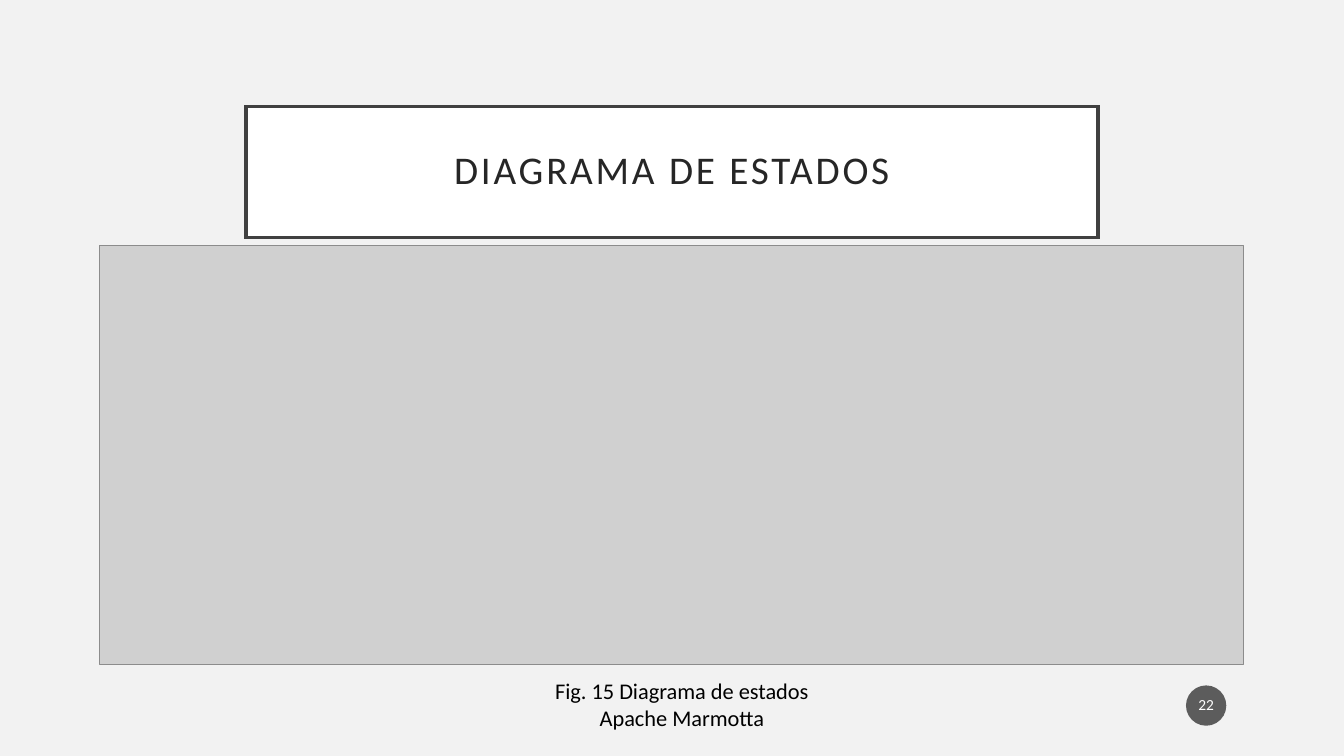
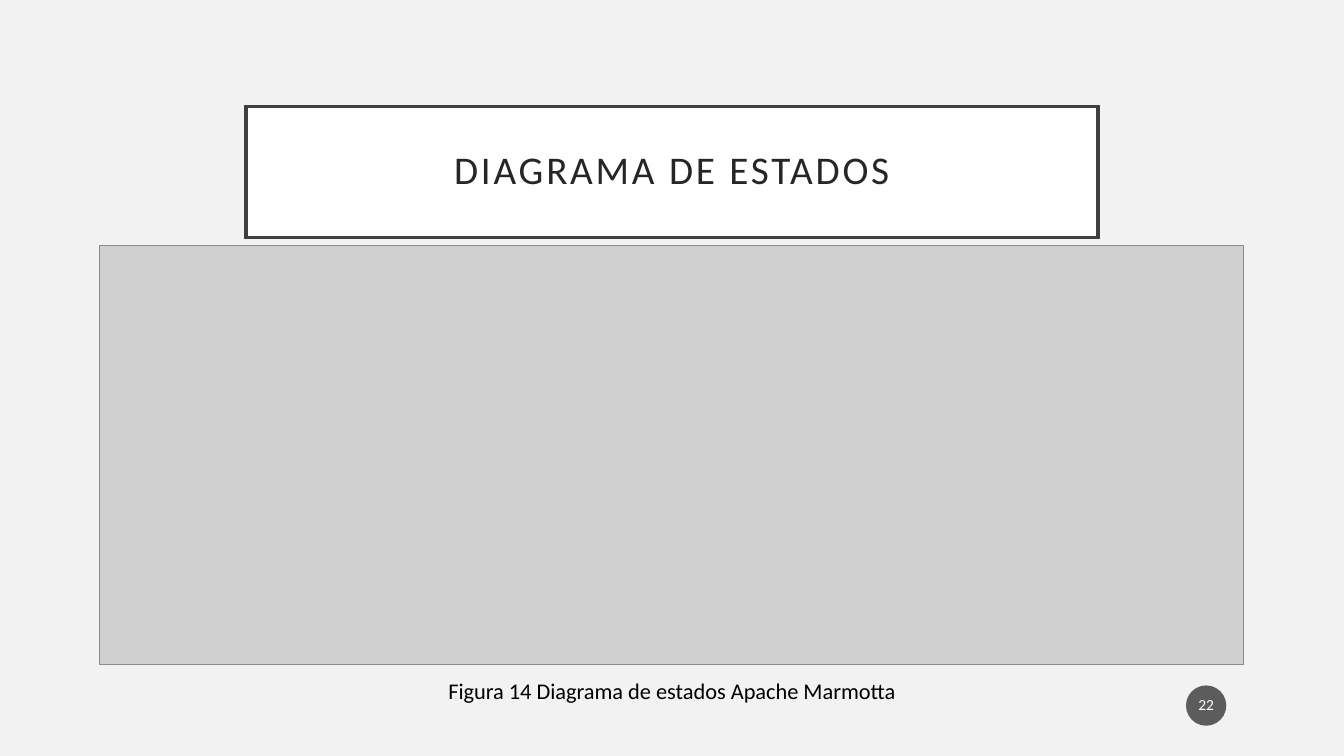
Before and after one commit to Osw1997/Proyecto-Terminal-1, a slide deck: slide 22 of Final/Presentacion.pptx. Drawn at 1344x756 pixels with LibreOffice and Linux fonts; fonts in the diff are those of the drawing; grey boxes stand for pictures. Boxes give left, top, right and bottom in pixels: in the first picture for what was removed or moved away, otherwise in the second. Text is boxed around its words. In the diff, an @@ line names an element or a change of style, - is before the commit and + after.

```diff
--- a/Final/Presentacion.pptx
+++ b/Final/Presentacion.pptx
@@ text at <box>448,683,895,703</box>: text changed @@
-Fig. 15 Diagrama de estados Apache Marmotta
+Figura 14 Diagrama de estados Apache Marmotta
```
Also in this commit, not shown: 11 other slides changed, 10 slides added.
